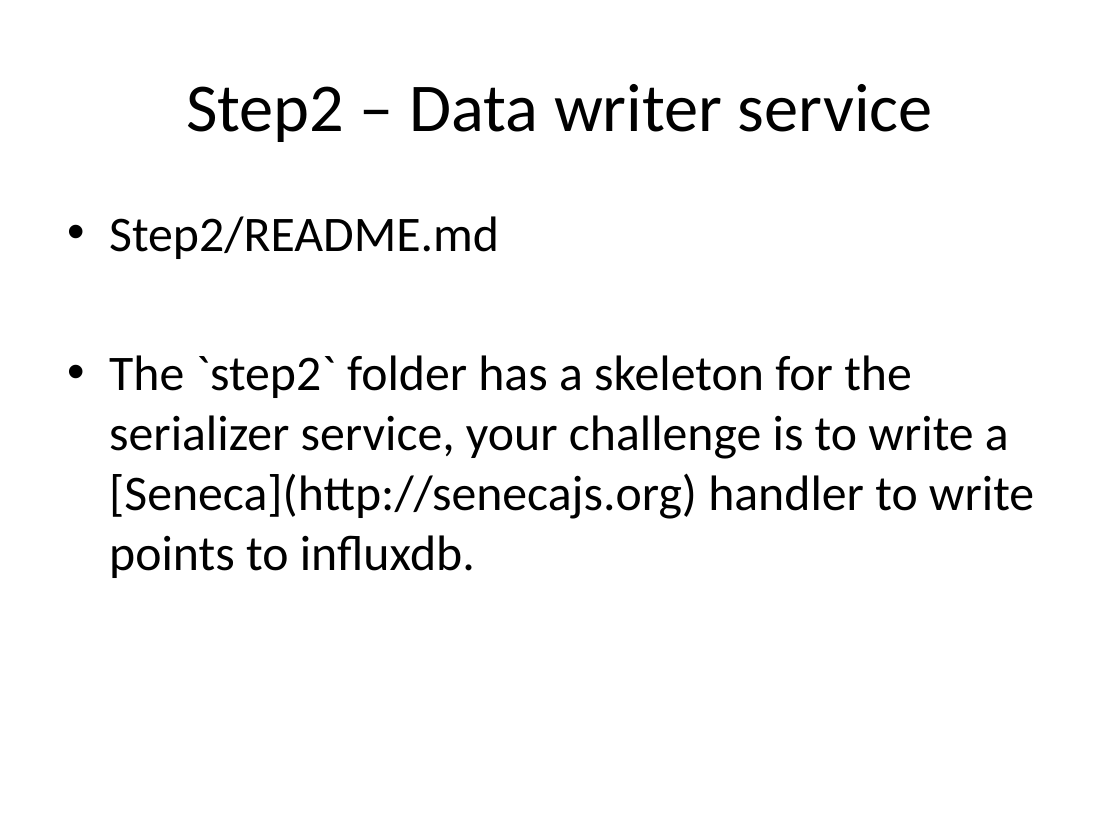
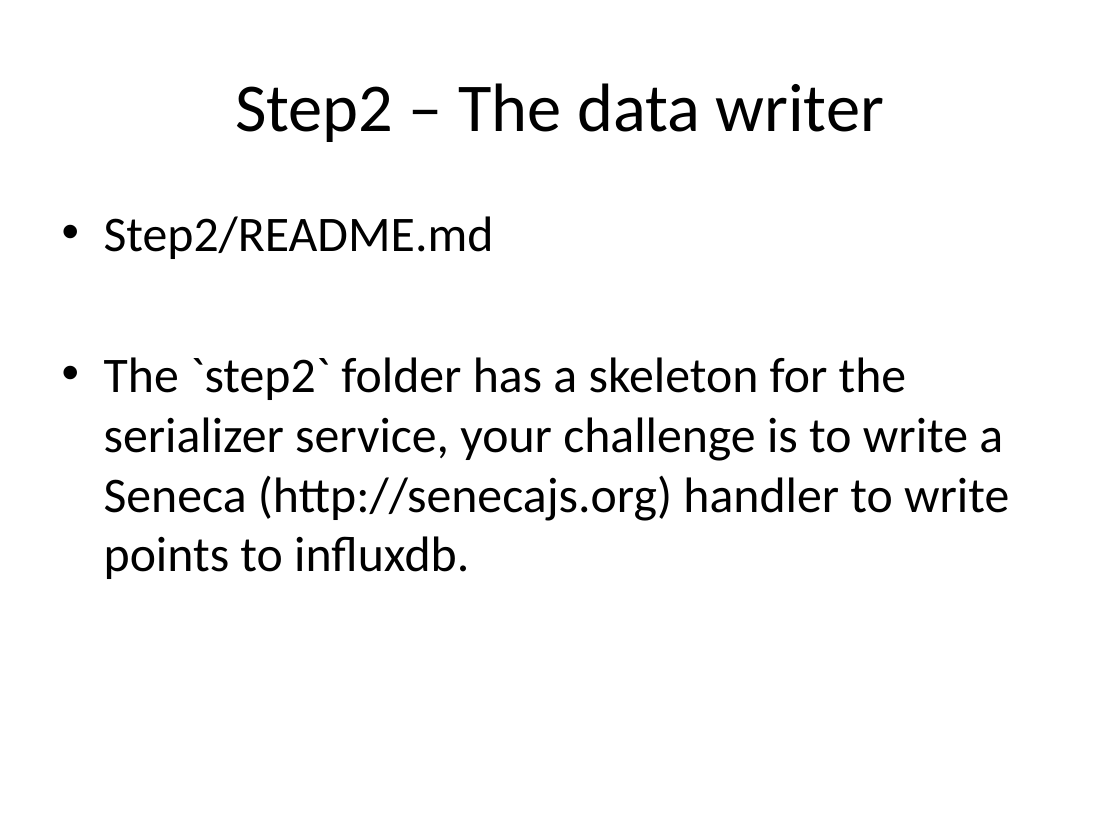
Before and after one commit to nearform/developing-microservices, a slide deck: slide 13 of presentation.pptx. Drawn at 1120x840 pixels with LibreOffice and Linux fonts; fonts in the diff are those of the drawing; background and template pictures are left out. Boxes give left, top, right and bottom in pixels: in the first picture for what was removed or moved away, otherwise in the second. Text is boxed around its words. In the diff, an @@ line names an element or a change of style, - is before the commit and + after.

```diff
--- a/presentation.pptx
+++ b/presentation.pptx
@@ title at <box>235,83,884,142</box>: text changed @@
-Step2 – Data writer service
+Step2 – The data writer
@@ text at <box>104,357,1009,579</box>: text changed @@
-• The `step2` folder has a skeleton for the serializer service, your challenge is to write a [Seneca](http://senecajs.org) handler to write points to influxdb.
+• The `step2` folder has a skeleton for the serializer service, your challenge is to write a Seneca (http://senecajs.org) handler to write points to influxdb.
```
Also in this commit, not shown: 15 other slides changed, 2 slides added, 2 slides removed.
